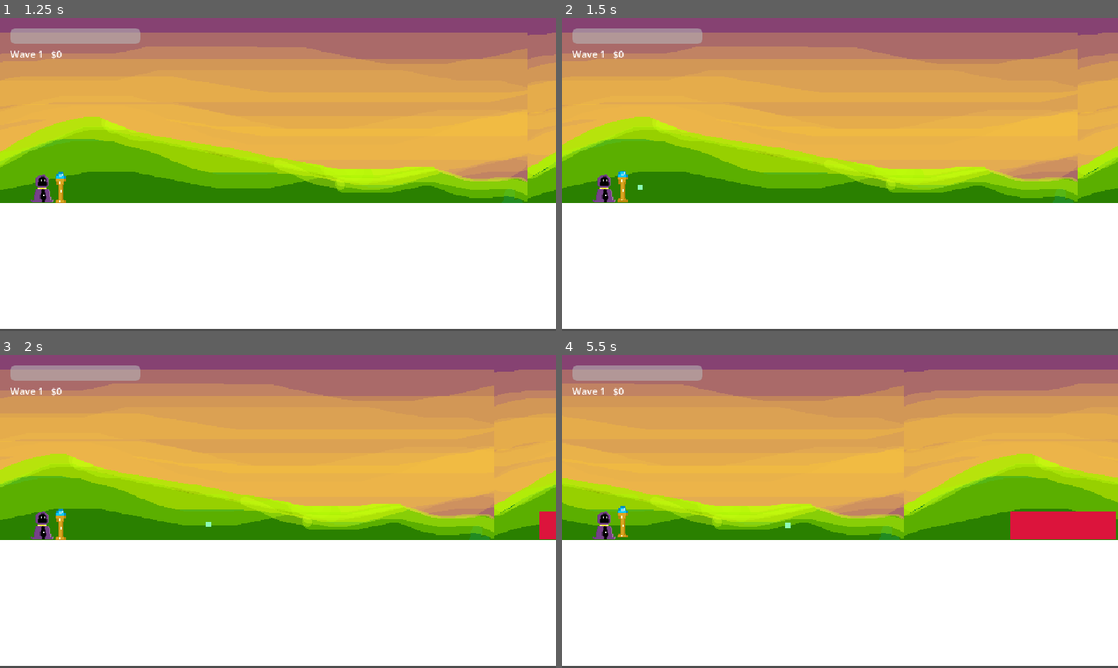
Above: before the commit, frames 1-4 (two rows, left to right).
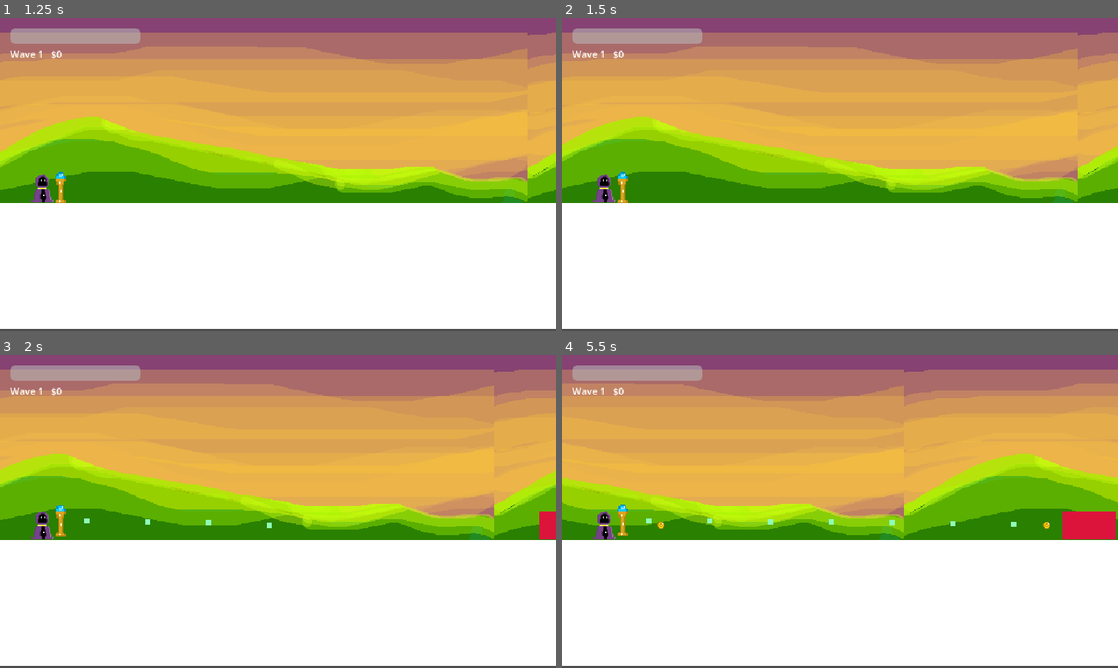
Above: after the commit, the same moments.

Repository: jonjud/layers-of-crystal
Game: Godot game, scene res://scenes/menu.tscn
Two runs of this game, one before a commit and one after it. Both use one fixed random seed, a clock stepped at 60 frames per second and the inputs below.
Inputs (mouse positions are in pixels of both pictures, inside the frame that each line leads up to):
- Up to frame 1 (1.25 s): click "New Game" at 0.5 s
- Up to frame 2 (1.5 s): move the mouse to (962, 158) at 1.27 s; click (962, 158) at 1.42 s
- Up to frame 3 (2 s): no input
- Up to frame 4 (5.5 s): move the mouse to (728, 527) at 2.02 s; click (728, 527) at 2.17 s; move the mouse to (895, 442) at 2.77 s; click (895, 442) at 2.92 s; move the mouse to (812, 574) at 3.52 s; click (812, 574) at 3.67 s; move the mouse to (1006, 558) at 4.27 s; click (1006, 558) at 4.42 s; move the mouse to (673, 464) at 5.02 s; click (673, 464) at 5.17 s

Frame 1 is identical in both runs. In frame 2, less than 0.1% of the frame differs, in the area x 10-15%, y 48-60%; in frame 3, 0.2%; in frame 4, 1.0%, in the area x 10-90%, y 47-59%.

Commit message:
finishing core loop

Diff:
--- a/resources/boss.tres
+++ b/resources/boss.tres
@@ -5,6 +5,16 @@
 [resource]
 script = ExtResource("1_hcy7r")
 zombie_type = 4
+max_health = 5000.0
 color = Color(0.8627451, 0.078431375, 0.6039216, 1)
 size = 96.0
+resistances = {
+"darkness damage": 0.5,
+"earth damage": 0.5,
+"fire damage": 0.5,
+"light damage": 0.5,
+"physical damage": 1.0,
+"water damage": 0.5,
+"wind damage": 0.5
+}
 metadata/_custom_type_script = "uid://mgu10cdpn70m"
--- a/resources/piggybank.tres
+++ b/resources/piggybank.tres
@@ -8,6 +8,6 @@
 max_health = 300.0
 speed = 25.0
 damage = 10.0
-money = 700
+money = 2000
 color = Color(1, 0.84313726, 0, 1)
 metadata/_custom_type_script = "uid://mgu10cdpn70m"
--- a/resources/wave/wave_5.tres
+++ b/resources/wave/wave_5.tres
@@ -5,6 +5,7 @@
 [ext_resource type="Resource" uid="uid://by8rgshdskyi" path="res://resources/zwambeh.tres" id="3_zwam"]
 [ext_resource type="Resource" uid="uid://beb7ukiy4hkgi" path="res://resources/xlr8.tres" id="4_xlr8"]
 [ext_resource type="Resource" uid="uid://dqugshk0wqet1" path="res://resources/big_smoke.tres" id="5_bigs"]
+[ext_resource type="Resource" uid="uid://drwrxf4mx82fp" path="res://resources/boss.tres" id="6_asftu"]
 
 [sub_resource type="Resource" id="Resource_w5a"]
 script = ExtResource("2_ii275")
@@ -24,7 +25,13 @@
 count = 4
 metadata/_custom_type_script = "uid://b4ds5t4ia8bpg"
 
+[sub_resource type="Resource" id="Resource_b16cg"]
+script = ExtResource("2_ii275")
+type = ExtResource("6_asftu")
+count = 2
+metadata/_custom_type_script = "uid://b4ds5t4ia8bpg"
+
 [resource]
 script = ExtResource("1_s1wcy")
-type = Array[ExtResource("2_ii275")]([SubResource("Resource_w5a"), SubResource("Resource_w5b"), SubResource("Resource_w5c")])
+type = Array[ExtResource("2_ii275")]([SubResource("Resource_w5a"), SubResource("Resource_w5b"), SubResource("Resource_w5c"), SubResource("Resource_b16cg")])
 metadata/_custom_type_script = "uid://wuour2nadwxa"
--- a/scripts/player/wand.gd
+++ b/scripts/player/wand.gd
@@ -4,11 +4,19 @@
 @export var bullet_scene : PackedScene
 # เก็บตำแหน่งแกน Y เดิมของไม้กายสิทธิ์ไว้ใช้ตอนเล่นแอนิเมชัน
 var original_y : float
+@export var fire_interval : float = 0.1
+var cooldown : float = 0.0
 
 # เชื่อม Signal สำหรับการยิง และจำตำแหน่งเริ่มต้นของไม้กายสิทธิ์
 func _ready() -> void:
-	SignalBus.fire_pressed.connect(_on_fire_pressed)
 	original_y = position.y
+
+func _process(delta: float) -> void:
+	cooldown -= delta
+	# ยิงเมื่อพร้อม และมีซอมบี้อยู่ในฉาก
+	if cooldown <= 0.0 and get_tree().get_first_node_in_group("zombie") != null:
+		cooldown = fire_interval
+		_on_fire_pressed()
 
 # ทำให้ไม้กายสิทธิ์ขยับขึ้นลง แล้วสร้างกระสุนออกมา
 func _on_fire_pressed() -> void:
